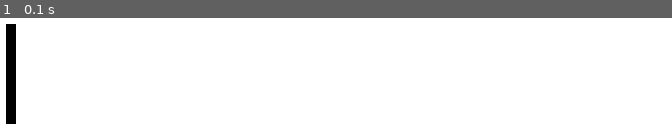
Above: before the commit, frame 1.
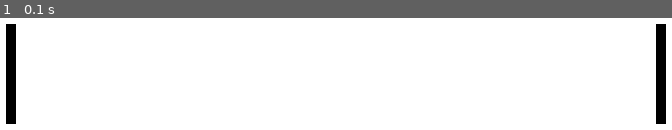
Above: after the commit, the same moment.

Repository: jwangexe/pygame-pong-game
Game: pygame game, started from Main.py
The game is run twice, just before and just after one commit, with the same random seed, the same clock (stepped at 60 frames per second) and the same inputs.
Inputs:
- Up to frame 1 (0.1 s): no input

The runs differ from the first frame. In frame 1, 1.3% of the frame differs, in the area x 97-100%, y 5-95%.

Commit message:
Added second paddle

Diff:
--- a/Main.py
+++ b/Main.py
@@ -15,6 +15,8 @@
 
 paddle1 = Paddle(COLOR.BLACK, 20, 200, 10, 100)
 all_sprites_list.add(paddle1)
+paddle2 = Paddle(COLOR.BLACK, 670, 200, 10, 100)
+all_sprites_list.add(paddle2)
 
 
 while True:
